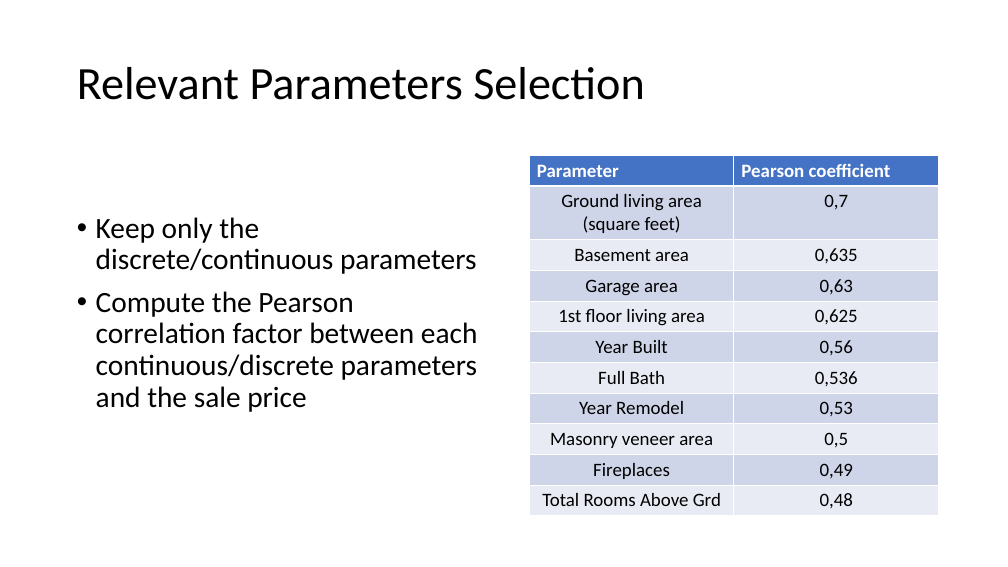
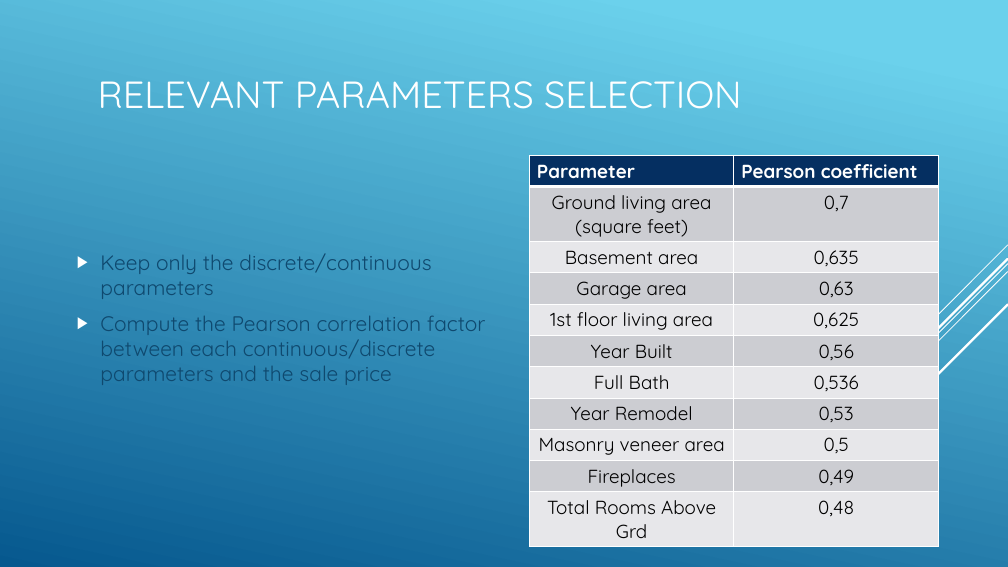
Before and after one commit to CherubiniArt/mini_project_m05, a slide deck: slide 9 of doc/project_status_21_09_2020.pptx (slide 3 before the commit). Drawn at 1008x567 pixels with LibreOffice and Linux fonts; fonts in the diff are those of the drawing. Boxes give left, top, right and bottom in pixels: in the first picture for what was removed or moved away, otherwise in the second. Text is boxed around its words. In the diff, an @@ line names an element or a change of style, - is before the commit and + after.

```diff
--- a/doc/project_status_21_09_2020.pptx
+++ b/doc/project_status_21_09_2020.pptx
@@ background #FFFFFF to gradient #6ED2EB to #06588E @@
@@ title at <box>98,81,742,109</box>: text changed; size 44 to 36 pt; font Calibri to Quicksand; text colour #000000 to #FFFFFF @@
-Relevant Parameters Selection
+RELEVANT PARAMETERS SELECTION
@@ table at <box>529,156,939,557</box> @@
@@ fill #4472C4 to #052F61 in row 1 @@
@@ fill #CFD5EA to #CCCDD2 in 10 cells @@
@@ fill #E9EBF5 to #E7E8EA in 10 cells @@
@@ font Calibri to Quicksand @@
@@ text "Keep only the discrete/continuous parameters" at <box>100,254,486,385</box>: size 28 to 20 pt, font Calibri to Quicksand, text colour #000000 to #0F496F; bullet • to ▶; line spacing 0.9 to 1; vertical alignment top to middle @@
@@ group added at <box>761,245,1008,510</box>: 5 lines @@
```
Also in this commit, not shown: 3 other slides changed, 5 slides added.
